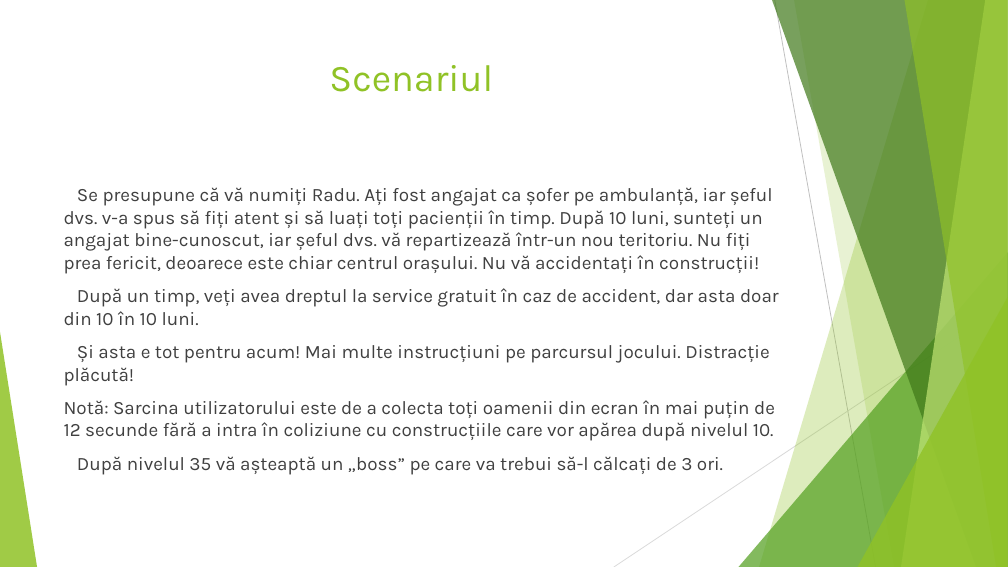
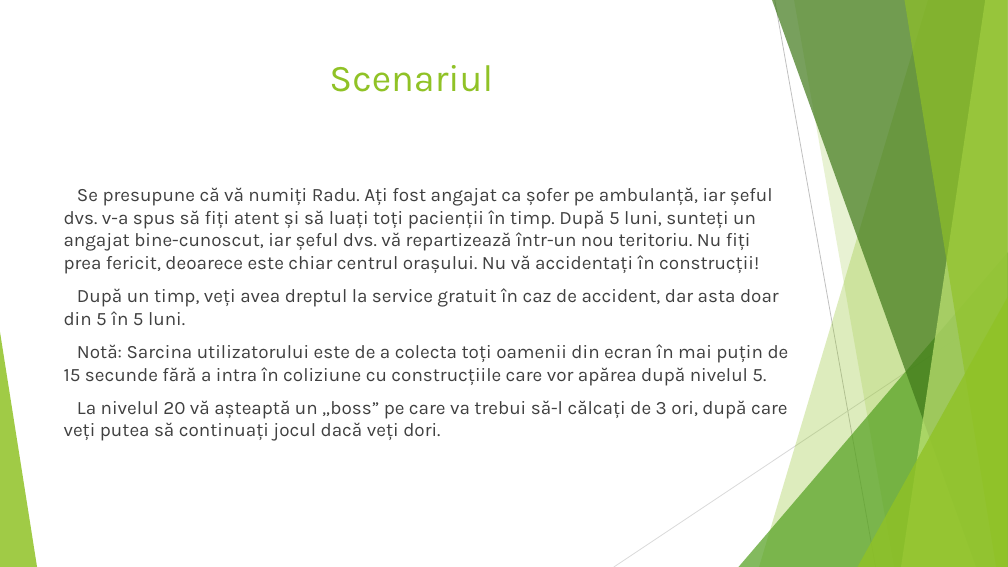
Before and after one commit to minealex2244/Fasty, a slide deck: slide 2 of Fasty.pptx. Drawn at 1008x567 pixels with LibreOffice and Linux fonts; fonts in the diff are those of the drawing. Boxes give left, top, right and bottom in pixels: in the first picture for what was removed or moved away, otherwise in the second. Text is boxed around its words. In the diff, an @@ line names an element or a change of style, - is before the commit and + after.

```diff
--- a/Fasty.pptx
+++ b/Fasty.pptx
@@ text at (64, 187, 789, 441): text changed @@
-Se presupune că vă numiți Radu. Ați fost angajat ca șofer pe ambulanță, iar șeful dvs. v-a spus să fiți atent și să luați toți pacienții în timp. După 10 luni, sunteți un angajat bine-cunoscut, iar șeful dvs. vă repartizează într-un nou teritoriu. Nu fiți prea fericit, deoarece este chiar centrul orașului. Nu vă accidentați în construcții!
-După un timp, veți avea dreptul la service gratuit în caz de accident, dar asta doar din 10 în 10 luni.
-Și asta e tot pentru acum! Mai multe instrucțiuni pe parcursul jocului. Distracție plăcută!
-Notă: Sarcina utilizatorului este de a colecta toți oamenii din ecran în mai puțin de 12 secunde fără a intra în coliziune cu construcțiile care vor apărea după nivelul 10.
-După nivelul 35 vă așteaptă un „boss” pe care va trebui să-l călcați de 3 ori.
+Se presupune că vă numiți Radu. Ați fost angajat ca șofer pe ambulanță, iar șeful dvs. v-a spus să fiți atent și să luați toți pacienții în timp. După 5 luni, sunteți un angajat bine-cunoscut, iar șeful dvs. vă repartizează într-un nou teritoriu. Nu fiți prea fericit, deoarece este chiar centrul orașului. Nu vă accidentați în construcții!
+După un timp, veți avea dreptul la service gratuit în caz de accident, dar asta doar din 5 în 5 luni.
+Notă: Sarcina utilizatorului este de a colecta toți oamenii din ecran în mai puțin de 15 secunde fără a intra în coliziune cu construcțiile care vor apărea după nivelul 5.
+La nivelul 20 vă așteaptă un „boss” pe care va trebui să-l călcați de 3 ori, după care veți putea să continuați jocul dacă veți dori.
```
Also in this commit, not shown: 4 other slides changed, 8 other files.
